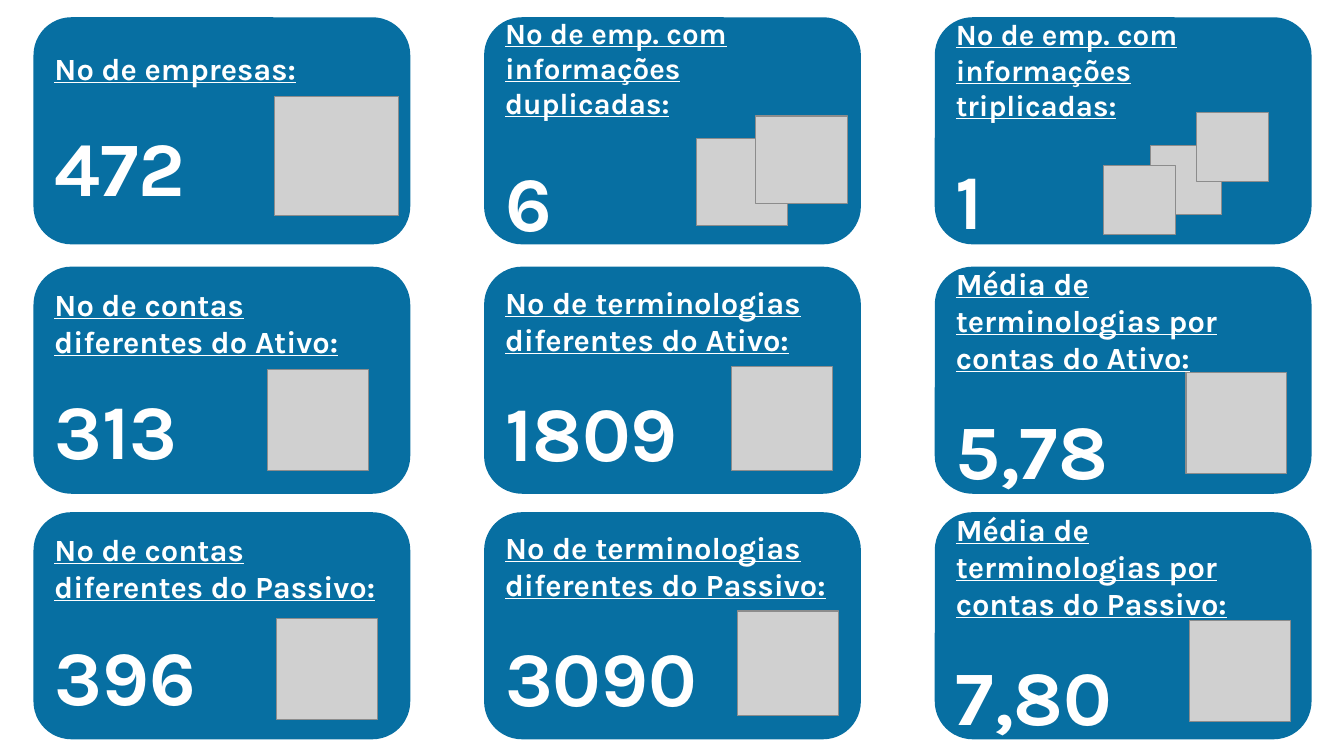
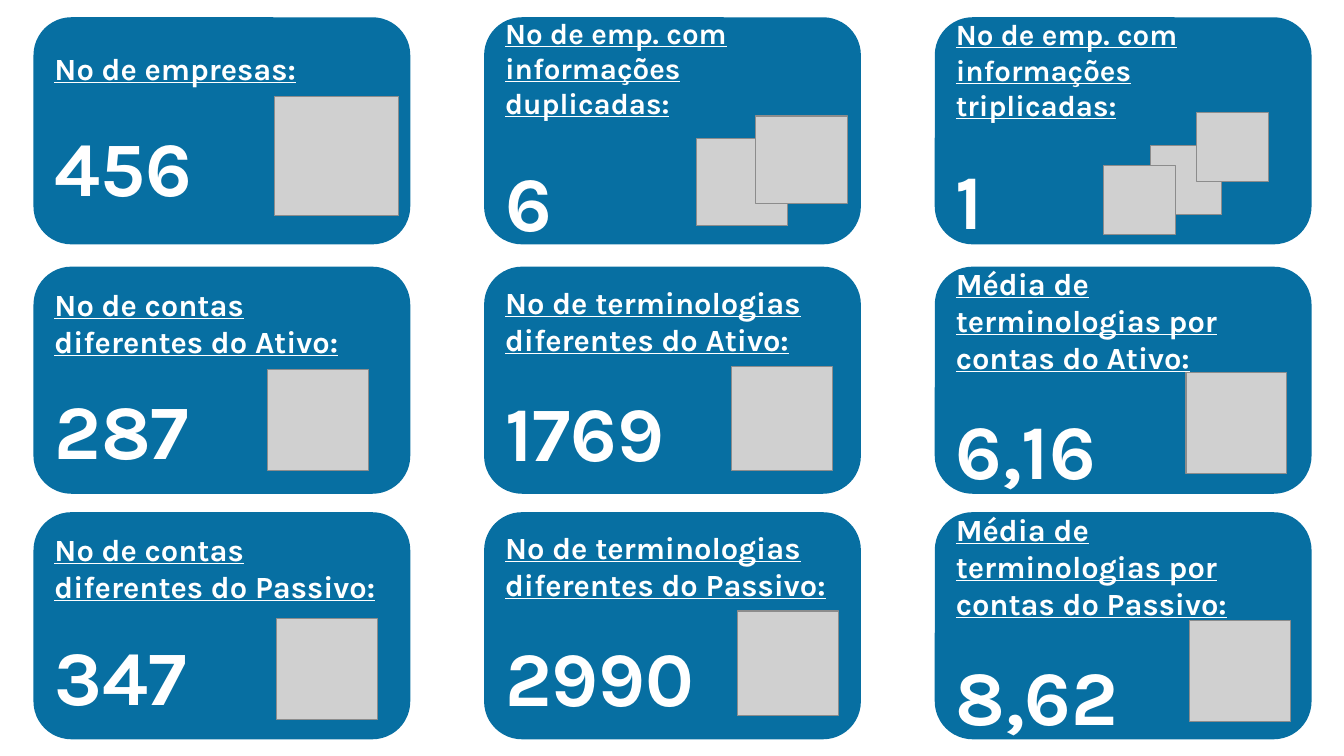
Before and after one commit to caio-azevedo/DFP, a slide deck: slide 1 of sumario.pptx. Drawn at 1344x756 pixels with LibreOffice and Linux fonts; fonts in the diff are those of the drawing; grey boxes stand for pictures. Boxes give left, top, right and bottom in pixels: in the first picture for what was removed or moved away, otherwise in the second. Text is boxed around its words. In the diff, an @@ line names an element or a change of style, - is before the commit and + after.

```diff
--- a/sumario.pptx
+++ b/sumario.pptx
@@ text in rounded rectangle at bbox=[54, 145, 191, 197]: text changed @@
-472
+456
@@ text in rounded rectangle at bbox=[54, 408, 189, 460]: text changed @@
-313
+287
@@ text in rounded rectangle at bbox=[505, 410, 664, 462]: text changed @@
-1809
+1769
@@ text in rounded rectangle at bbox=[956, 428, 1096, 497]: text changed @@
-5,78
+6,16
@@ text in rounded rectangle at bbox=[54, 654, 186, 706]: text changed @@
-396
+347
@@ text in rounded rectangle at bbox=[505, 655, 694, 707]: text changed @@
-3090
+2990
@@ text in rounded rectangle at bbox=[956, 674, 1118, 743]: text changed @@
-7,80
+8,62
```
Also in this commit, not shown: 30 other files.
